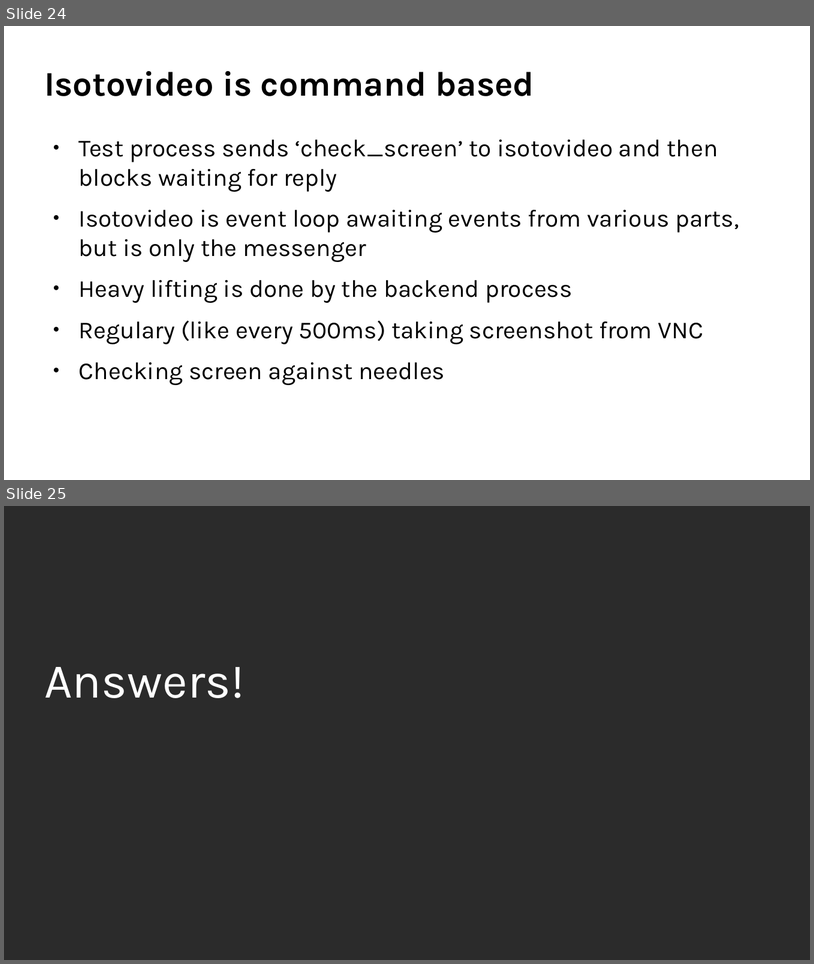
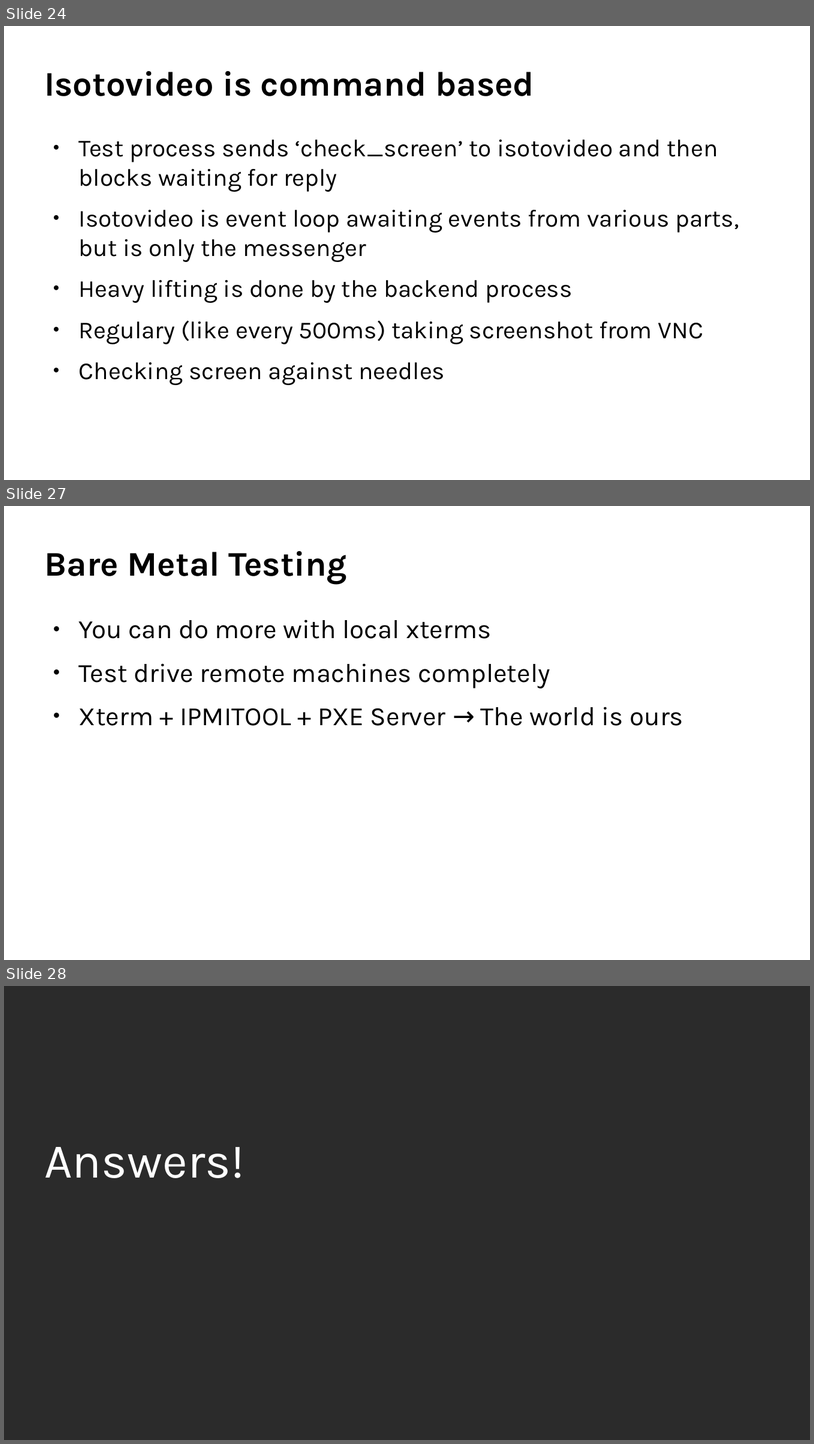
Before and after one commit to coolo/drunken-adventure, a slide deck: osc2017-1/openqa.odp. Shown one above the other, each under a label of ours: slides 24 and 25 before the commit, slides 24, 27 and 28 after it; the slides between them are not shown. The pictures are 814x964 and 814x1444 pixels, drawn with LibreOffice and Linux fonts; fonts in the diff are those of the drawing; background and template pictures are left out; a plain dark background stands for a picture behind light text. Boxes give left, top, right and bottom in pixels: in the first picture for what was removed or moved away, otherwise in the second. Text is boxed around its words. In the diff, an @@ line names an element or a change of style, - is before the commit and + after.

```diff
--- a/osc2017-1/openqa.odp
+++ b/osc2017-1/openqa.odp
@@ slide 27 added at box(4, 506, 810, 960), background #FFFFFF @@
@@ title added at box(44, 551, 347, 584), 34 pt, text #000000, bold @@
+Bare Metal Testing
@@ text added at box(79, 619, 684, 726), 26 pt, text #000000 @@
+● You can do more with local xterms
+● Test drive remote machines completely
+● Xterm + IPMITOOL + PXE Server → The world is ours
@@ what was slide 25 is now slide 28 @@
```
Also in this commit, not shown: 2 other slides added.
